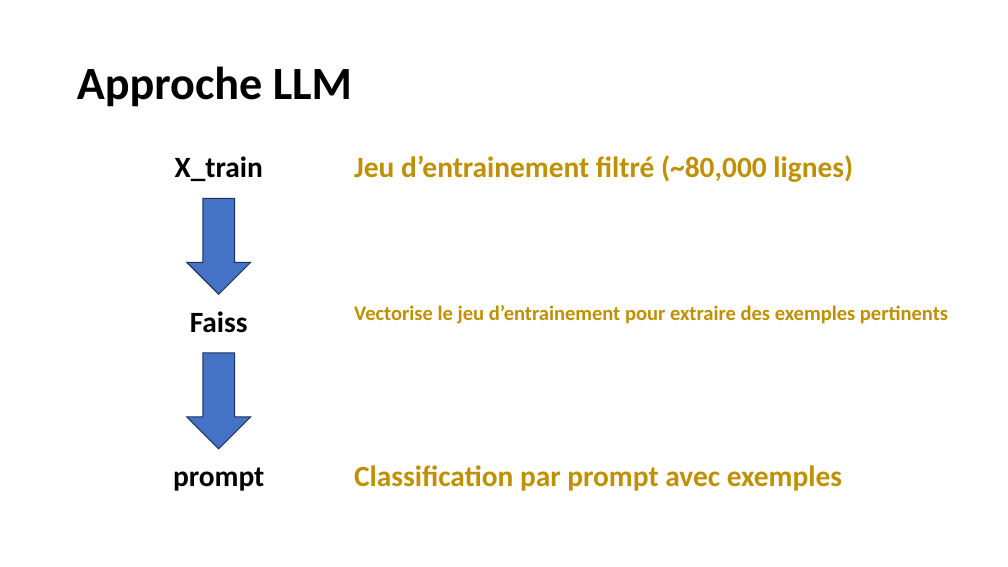
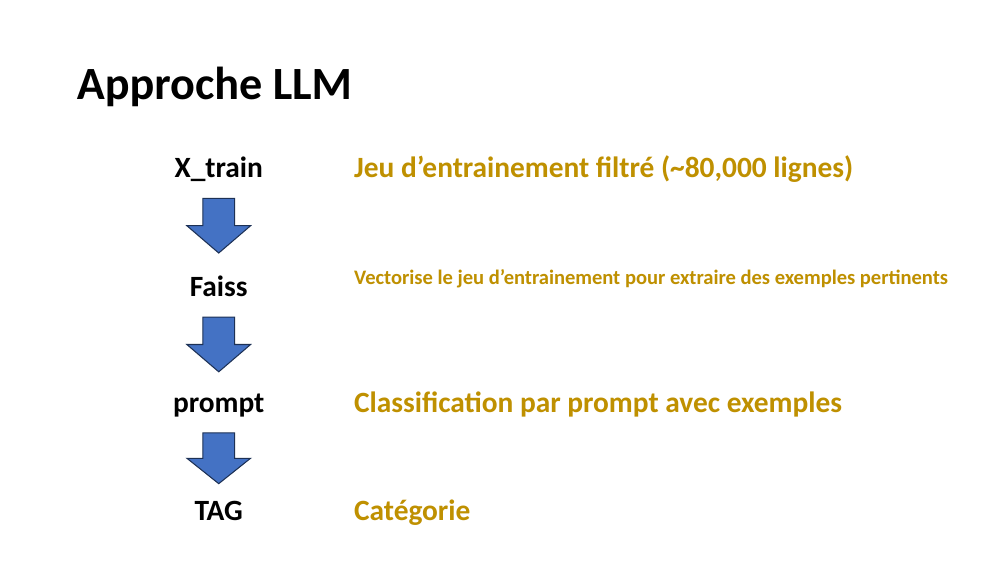
Before and after one commit to Ace4teaM/OCR-ZenAssist, a slide deck: slide 14 of Présentation.pptx (slide 12 before the commit). Drawn at 1008x567 pixels with LibreOffice and Linux fonts; fonts in the diff are those of the drawing. Boxes give left, top, right and bottom in pixels: in the first picture for what was removed or moved away, otherwise in the second. Text is boxed around its words. In the diff, an @@ line names an element or a change of style, - is before the commit and + after.

```diff
--- a/Présentation.pptx
+++ b/Présentation.pptx
@@ right arrow: place and size @@
-right arrow at (187, 198, 251, 295)
+right arrow at (187, 199, 250, 253)
@@ text "Faiss": place and size @@
-text "Faiss" at (190, 311, 248, 333)
+text "Faiss" at (190, 275, 248, 297)
@@ text "Vectorise le jeu d’entrainement pour ...": place and size @@
-text "Vectorise le jeu d’entrainement pour ..." at (354, 305, 948, 324)
+text "Vectorise le jeu d’entrainement pour ..." at (354, 269, 948, 288)
@@ right arrow: place and size @@
-right arrow at (187, 353, 251, 449)
+right arrow at (187, 318, 250, 372)
@@ text "prompt": place and size @@
-text "prompt" at (173, 467, 264, 491)
+text "prompt" at (173, 393, 264, 417)
@@ text "Classification par prompt avec exemples": place and size @@
-text "Classification par prompt avec exemples" at (354, 465, 842, 491)
+text "Classification par prompt avec exemples" at (354, 391, 842, 417)
@@ right arrow added at (187, 433, 251, 484), fill #4472C4, outline #1E3256 1 pt @@
@@ text added at (195, 500, 243, 521), 28 pt, text #000000, bold @@
+TAG
@@ text added at (354, 499, 470, 525), 28 pt, text #BF9000, bold @@
+Catégorie
```
Also in this commit, not shown: 10 other slides changed, 14 slides added, 1 slide removed.
